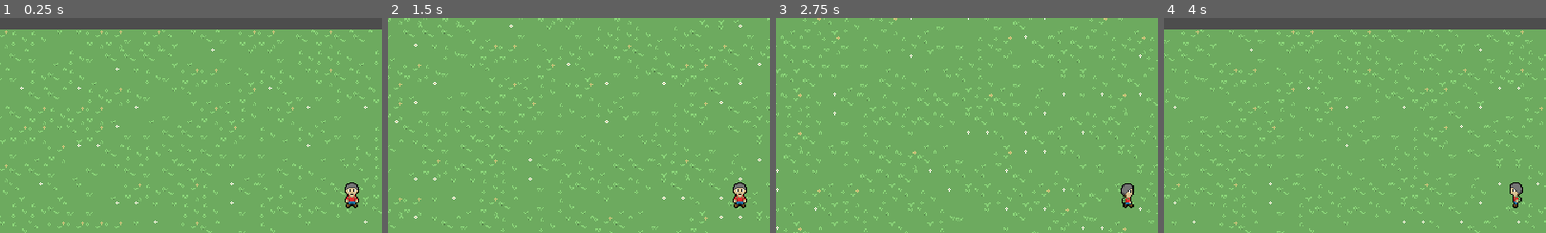
Above: before the commit, frames 1-4 (left to right).
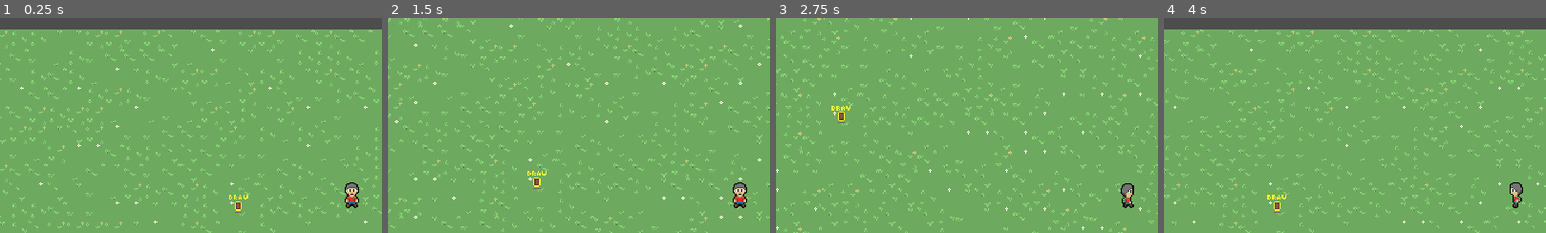
Above: after the commit, the same moments.

Repository: HaywardMorihara/action-card-game
Game: Godot game, scene res://Main.tscn
Two runs of this game, one before a commit and one after it. Both use one fixed random seed, a clock stepped at 60 frames per second and the inputs below.
Inputs (mouse positions are % of the whole screen's width and height, from its top left):
- Up to frame 1 (0.25 s): no input
- Up to frame 2 (1.5 s): move the mouse to (49, 93) at 0.52 s; press the mouse at (49, 93) at 0.53 s; hold D (move_right) 0.53-1.28 s; tap Space (ui_select) at 0.77 s; move the mouse to (7, 84) at 1.27 s; release the mouse at (7, 84) at 1.28 s; hold S (move_down) from 1.28 s (still down); click (7, 84) at 1.35 s
- Up to frame 3 (2.75 s): tap Space (ui_select) at 1.52 s; release S (move_down) at 2.03 s; press the mouse at (7, 84) at 2.03 s; hold D (move_right) from 2.03 s (still down)
- Up to frame 4 (4 s): move the mouse to (23, 93) at 2.77 s; release D (move_right) at 2.78 s; release the mouse at (23, 93) at 2.78 s; hold W (move_up) 2.78-3.53 s; click (23, 93) at 2.85 s; tap Space (ui_select) at 3.02, 3.77 s; move the mouse to (7, 84) at 3.52 s; press the mouse at (7, 84) at 3.53 s; hold A (move_left) from 3.53 s (still down)
The pictures show only the part of the screen within x 4-54%, y 0-50%; the shares and areas given below are measured in that part.

The runs differ from the first frame. In frame 1, 0.1% of the frame differs, in the area x 60-65%, y 82-91%; in frame 2, 0.1%; in frame 3, 0.1%, in the area x 14-20%, y 40-49%; in frame 4, 0.1%.

Commit message:
Pickups and Draw Pickups

Diff:
--- a/card_game/CardGame.gd
+++ b/card_game/CardGame.gd
@@ -9,8 +9,7 @@
 var _is_card_animation_in_progress : bool = false
 
 func _ready():
-	# TODO Is this needed? Should it be here?
-#	GlobalSignals.draw_cards.connect(draw_cards)
+	GlobalSignals.draw_cards.connect(draw_cards)
 	# TODO Remove - for testing
 	shuffle_deck();
 	await deck.shuffle_finished
--- /dev/null
+++ b/script_templates/Pickup/Template.gd
@@ -0,0 +1,5 @@
+class_name <TODO> extends Area2D
+
+func picked_up() -> void:
+	# To be implemented by subclass
+	pass;
--- a/world/World.tscn
+++ b/world/World.tscn
@@ -1,8 +1,9 @@
-[gd_scene load_steps=6 format=3 uid="uid://bp6542vycjv8h"]
+[gd_scene load_steps=7 format=3 uid="uid://bp6542vycjv8h"]
 
 [ext_resource type="Script" path="res://world/World.gd" id="1_b5om8"]
 [ext_resource type="Texture2D" uid="uid://nbd6devysgce" path="res://world/tiles/grass-tileset.png" id="2_c7h8r"]
 [ext_resource type="PackedScene" uid="uid://b2wnebsb3crkv" path="res://world/player/Player.tscn" id="2_rwcqc"]
+[ext_resource type="PackedScene" uid="uid://e2txx05m3o2y" path="res://world/pickups/DrawPickup.tscn" id="4_n3xh8"]
 
 [sub_resource type="TileSetAtlasSource" id="TileSetAtlasSource_1qdii"]
 texture = ExtResource("2_c7h8r")
@@ -28,3 +29,6 @@
 
 [node name="Player" parent="." instance=ExtResource("2_rwcqc")]
 position = Vector2(335, 139)
+
+[node name="DrawPickup" parent="." instance=ExtResource("4_n3xh8")]
+position = Vector2(240, 147)
--- /dev/null
+++ b/world/pickups/DrawPickup.gd
@@ -0,0 +1,4 @@
+class_name DrawPickup extends Pickup
+
+func picked_up() -> void:
+	GlobalSignals.draw_cards.emit(1);
--- /dev/null
+++ b/world/pickups/DrawPickup.tscn
@@ -0,0 +1,61 @@
+[gd_scene load_steps=8 format=3 uid="uid://e2txx05m3o2y"]
+
+[ext_resource type="PackedScene" uid="uid://cibi7at0tui1g" path="res://world/pickups/Pickup.tscn" id="1_xvdl2"]
+[ext_resource type="Texture2D" uid="uid://dpbx4mgg7pwft" path="res://world/pickups/draw_pickup.png" id="2_kb1um"]
+[ext_resource type="Script" path="res://world/pickups/DrawPickup.gd" id="2_psgp0"]
+
+[sub_resource type="RectangleShape2D" id="RectangleShape2D_f3xld"]
+
+[sub_resource type="Animation" id="Animation_6gvt4"]
+resource_name = "idle"
+length = 0.8
+loop_mode = 1
+tracks/0/type = "value"
+tracks/0/imported = false
+tracks/0/enabled = true
+tracks/0/path = NodePath("Sprite2D:frame")
+tracks/0/interp = 1
+tracks/0/loop_wrap = true
+tracks/0/keys = {
+"times": PackedFloat32Array(0, 0.2, 0.4, 0.6),
+"transitions": PackedFloat32Array(1, 1, 1, 1),
+"update": 1,
+"values": [0, 1, 2, 1]
+}
+
+[sub_resource type="Animation" id="Animation_lp6cp"]
+length = 0.001
+tracks/0/type = "value"
+tracks/0/imported = false
+tracks/0/enabled = true
+tracks/0/path = NodePath("Sprite2D:frame")
+tracks/0/interp = 1
+tracks/0/loop_wrap = true
+tracks/0/keys = {
+"times": PackedFloat32Array(0),
+"transitions": PackedFloat32Array(1),
+"update": 1,
+"values": [0]
+}
+
+[sub_resource type="AnimationLibrary" id="AnimationLibrary_d80u5"]
+_data = {
+"RESET": SubResource("Animation_lp6cp"),
+"idle": SubResource("Animation_6gvt4")
+}
+
+[node name="DrawPickup" instance=ExtResource("1_xvdl2")]
+script = ExtResource("2_psgp0")
+
+[node name="Sprite2D" type="Sprite2D" parent="." index="0"]
+texture = ExtResource("2_kb1um")
+hframes = 3
+
+[node name="CollisionShape2D" type="CollisionShape2D" parent="." index="1"]
+shape = SubResource("RectangleShape2D_f3xld")
+
+[node name="AnimationPlayer" type="AnimationPlayer" parent="." index="2"]
+autoplay = "idle"
+libraries = {
+"": SubResource("AnimationLibrary_d80u5")
+}
--- /dev/null
+++ b/world/pickups/Pickup.gd
@@ -0,0 +1,12 @@
+class_name Pickup extends Area2D
+
+func picked_up() -> void:
+	# To be implemented by subclass
+	pass;
+
+func _on_body_entered(body: Node2D) -> void:
+	if body is Player:
+		picked_up();
+		# TODO Animation
+		# TODO SFX
+		queue_free();
--- /dev/null
+++ b/world/pickups/Pickup.tscn
@@ -0,0 +1,8 @@
+[gd_scene load_steps=2 format=3 uid="uid://cibi7at0tui1g"]
+
+[ext_resource type="Script" path="res://world/pickups/Pickup.gd" id="1_03p4d"]
+
+[node name="Pickup" type="Area2D" groups=["pickups"]]
+script = ExtResource("1_03p4d")
+
+[connection signal="body_entered" from="." to="." method="_on_body_entered"]
--- a/world/player/Player.tscn
+++ b/world/player/Player.tscn
@@ -6,23 +6,6 @@
 [sub_resource type="CapsuleShape2D" id="CapsuleShape2D_cgmyu"]
 radius = 6.0
 height = 24.0
-
-[sub_resource type="Animation" id="Animation_yicca"]
-resource_name = "walk_up"
-length = 0.8
-loop_mode = 1
-tracks/0/type = "value"
-tracks/0/imported = false
-tracks/0/enabled = true
-tracks/0/path = NodePath("Sprite2D:frame")
-tracks/0/interp = 1
-tracks/0/loop_wrap = true
-tracks/0/keys = {
-"times": PackedFloat32Array(0, 0.2, 0.4, 0.6),
-"transitions": PackedFloat32Array(1, 1, 1, 1),
-"update": 1,
-"values": [6, 7, 8, 9]
-}
 
 [sub_resource type="Animation" id="Animation_qm5ou"]
 length = 0.001
@@ -106,6 +89,23 @@
 "values": [14, 15, 16, 17]
 }
 
+[sub_resource type="Animation" id="Animation_yicca"]
+resource_name = "walk_up"
+length = 0.8
+loop_mode = 1
+tracks/0/type = "value"
+tracks/0/imported = false
+tracks/0/enabled = true
+tracks/0/path = NodePath("Sprite2D:frame")
+tracks/0/interp = 1
+tracks/0/loop_wrap = true
+tracks/0/keys = {
+"times": PackedFloat32Array(0, 0.2, 0.4, 0.6),
+"transitions": PackedFloat32Array(1, 1, 1, 1),
+"update": 1,
+"values": [6, 7, 8, 9]
+}
+
 [sub_resource type="AnimationLibrary" id="AnimationLibrary_kkpqd"]
 _data = {
 "RESET": SubResource("Animation_qm5ou"),
Binary file added: world/pickups/draw_pickup.aseprite
Binary file added: world/pickups/draw_pickup.png
Not shown, added: world/pickups/draw_pickup.png.import
Binary file added: world/pickups/heal_pickup.aseprite
Binary file added: world/pickups/heal_pickup.png
Not shown, added: world/pickups/heal_pickup.png.import
Binary file added: world/pickups/new_card_pickup.aseprite
Binary file added: world/pickups/new_card_pickup.png
Not shown, added: world/pickups/new_card_pickup.png.import
